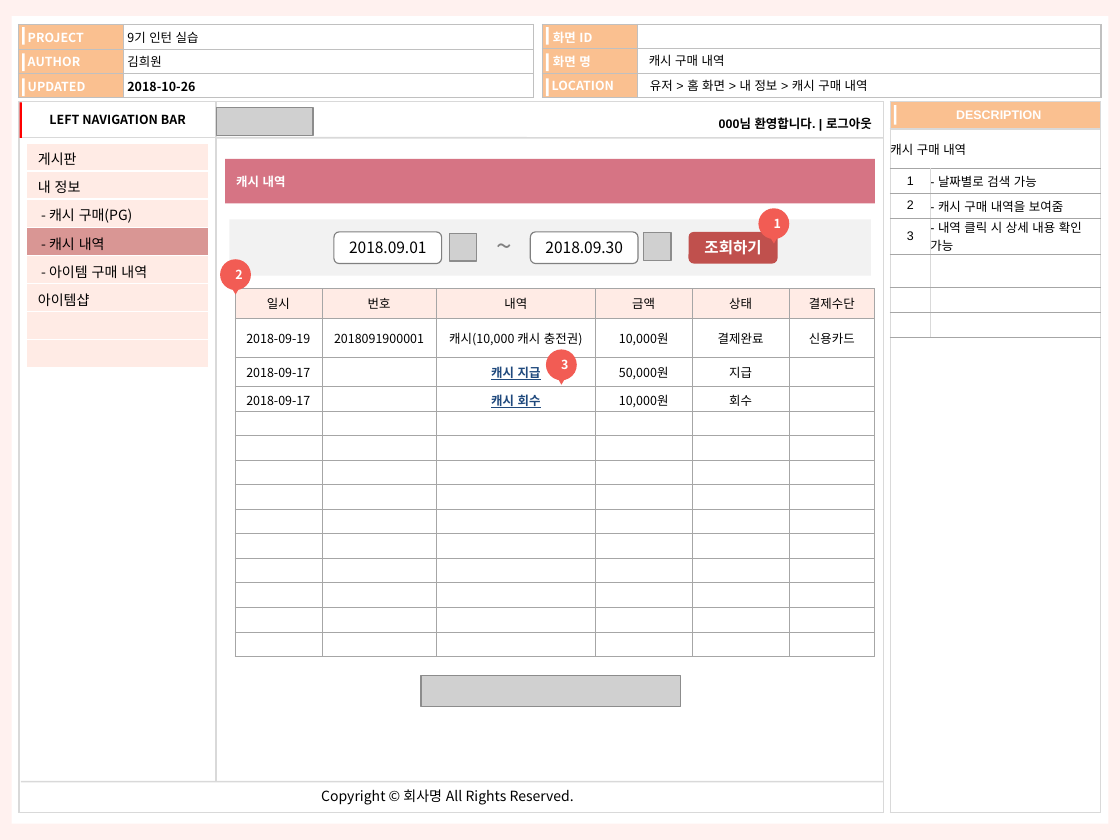
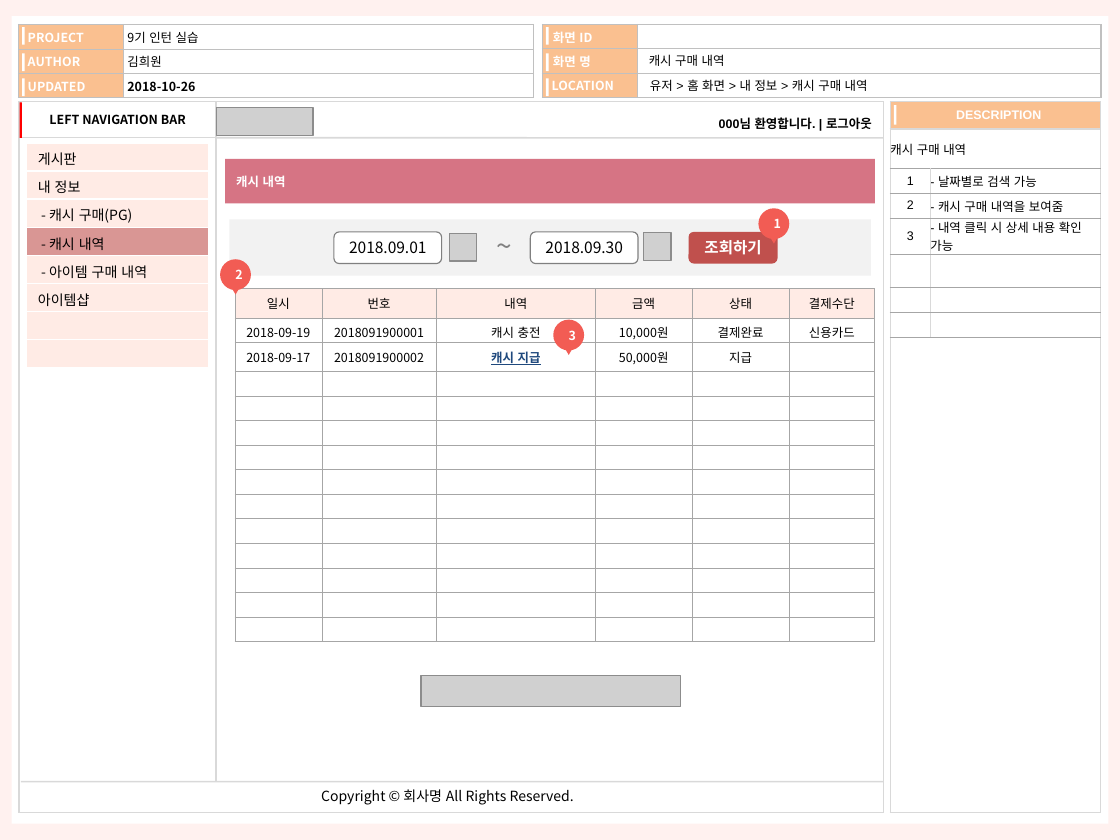
Before and after one commit to kimheewon/project, a slide deck: slide 21 of Document/인턴_김희원_산출물_화면정의서_사용자_v1.2.1.pptx. Drawn at 1120x840 pixels with LibreOffice and Linux fonts; fonts in the diff are those of the drawing; grey boxes stand for pictures. Boxes give left, top, right and bottom in pixels: in the first picture for what was removed or moved away, otherwise in the second. Text is boxed around its words. In the diff, an @@ line names an element or a change of style, - is before the commit and + after.

Commit message:
DB설계 진행중(아이템 구매, 캐시 충전)

```diff
--- a/Document/인턴_김희원_산출물_화면정의서_사용자_v1.2.1.pptx
+++ b/Document/인턴_김희원_산출물_화면정의서_사용자_v1.2.1.pptx
@@ table at (235, 289, 876, 643) @@
-row 2: 2018-09-19 | 2018091900001 | 캐시(10,000 캐시 충전권) | 10,000원 | 결제완료 | 신용카드
-row 3: 2018-09-17 |  | 캐시 지급 | 50,000원 | 지급 | 
-row 4: 2018-09-17 |  | 캐시 회수 | 10,000원 | 회수 | 
+row 2: 2018-09-19 | 2018091900001 | 캐시 충전 | 10,000원 | 결제완료 | 신용카드
+row 3: 2018-09-17 | 2018091900002 | 캐시 지급 | 50,000원 | 지급 | 
+row 14:  |  |  |  |  | 
@@ ellipse "3": place and size @@
-ellipse "3" at (545, 349, 577, 381)
+ellipse "3" at (553, 319, 585, 351)
@@ triangle: place and size @@
-triangle at (557, 376, 567, 385)
+triangle at (563, 346, 573, 355)
```
Also in this commit, not shown: 3 other slides changed, 4 other files.
